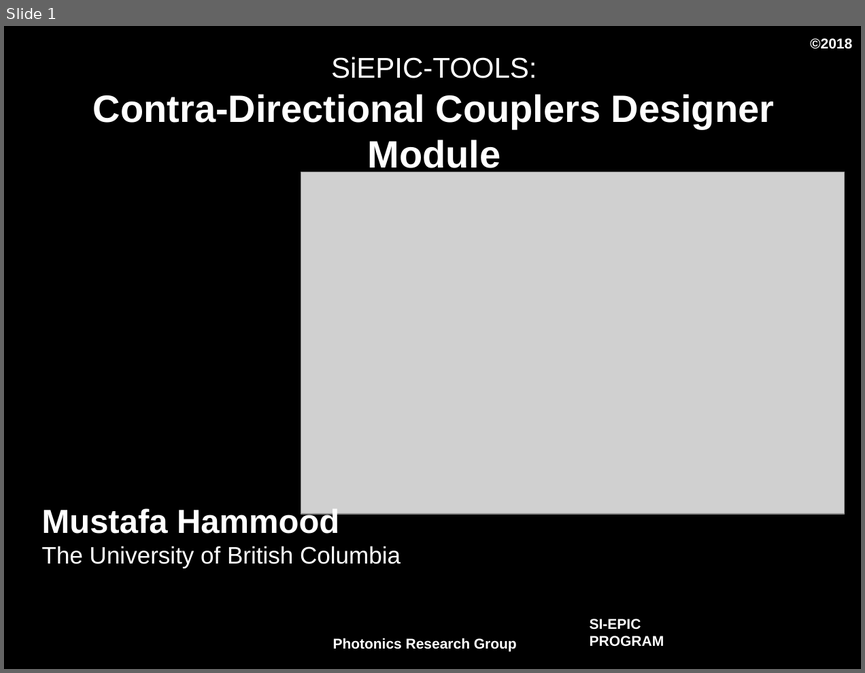
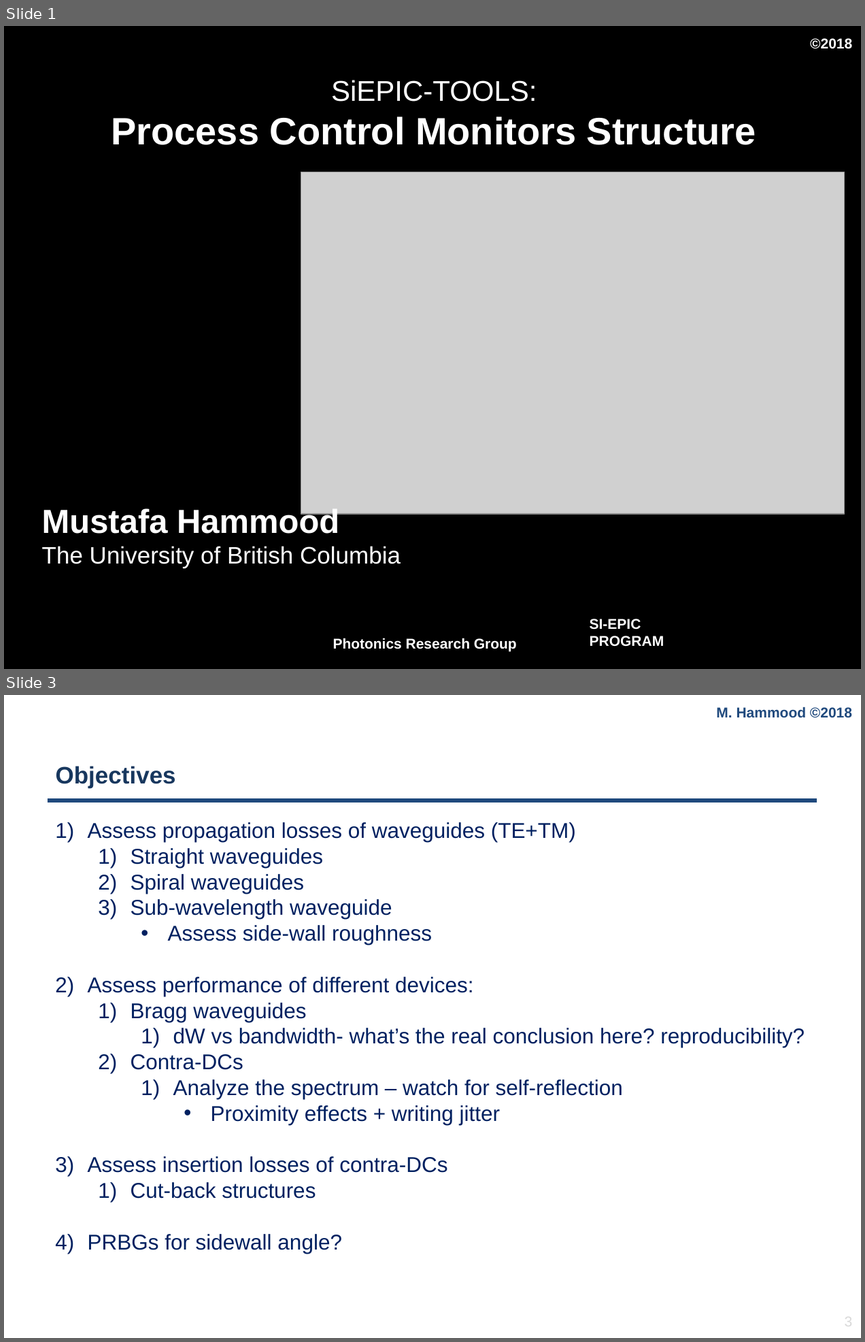
Before and after one commit to SiEPIC/SiEPIC_EBeam_PDK, a slide deck: PCM/PCM_intro.pptx. Shown one above the other, each under a label of ours: slide 1 before the commit, slides 1 and 3 after it; the slides between them are not shown. The pictures are 865x673 and 865x1342 pixels, drawn with LibreOffice and Linux fonts; fonts in the diff are those of the drawing; grey boxes stand for pictures; background and template pictures are left out. Boxes give left, top, right and bottom in pixels: in the first picture for what was removed or moved away, otherwise in the second. Text is boxed around its words. In the diff, an @@ line names an element or a change of style, - is before the commit and + after.

```diff
--- a/PCM/PCM_intro.pptx
+++ b/PCM/PCM_intro.pptx
@@ slide 3 added at [4,695,861,1338], background #FFFFFF; not listed: 2 template elements that a slide beside it also shows @@
@@ text added at [716,707,852,718], 12 pt, text #1F497D, bold @@
+M. Hammood ©2018
@@ title added at [56,766,176,788], 20 pt, text #17375E, bold @@
+Objectives
@@ line added from (48, 800) to (817, 800), #1F497D 3 pt @@
@@ text added at [88,822,804,1253], 18 pt, text #002060 @@
+1) Assess propagation losses of waveguides (TE+TM)
+  1) Straight waveguides
+  2) Spiral waveguides
+  3) Sub-wavelength waveguide
+    • Assess side-wall roughness
+2) Assess performance of different devices:
+  1) Bragg waveguides
+    1) dW vs bandwidth- what’s the real conclusion here? reproducibility?
+  2) Contra-DCs
+    1) Analyze the spectrum – watch for self-reflection
+      • Proximity effects + writing jitter
+3) Assess insertion losses of contra-DCs
+  1) Cut-back structures
+4) PRBGs for sidewall angle?
@@ page number added at [844,1313,853,1329], 12 pt, text #D9D9D9 @@
+3
@@ slide 1 changed as well @@
@@ title at [111,80,756,145]: text changed @@
-SiEPIC-TOOLS:
-Contra-Directional Couplers Designer Module
+SiEPIC-TOOLS:
+Process Control Monitors Structure
```
Also in this commit, not shown: 1 other slide added, 1 slide removed.
